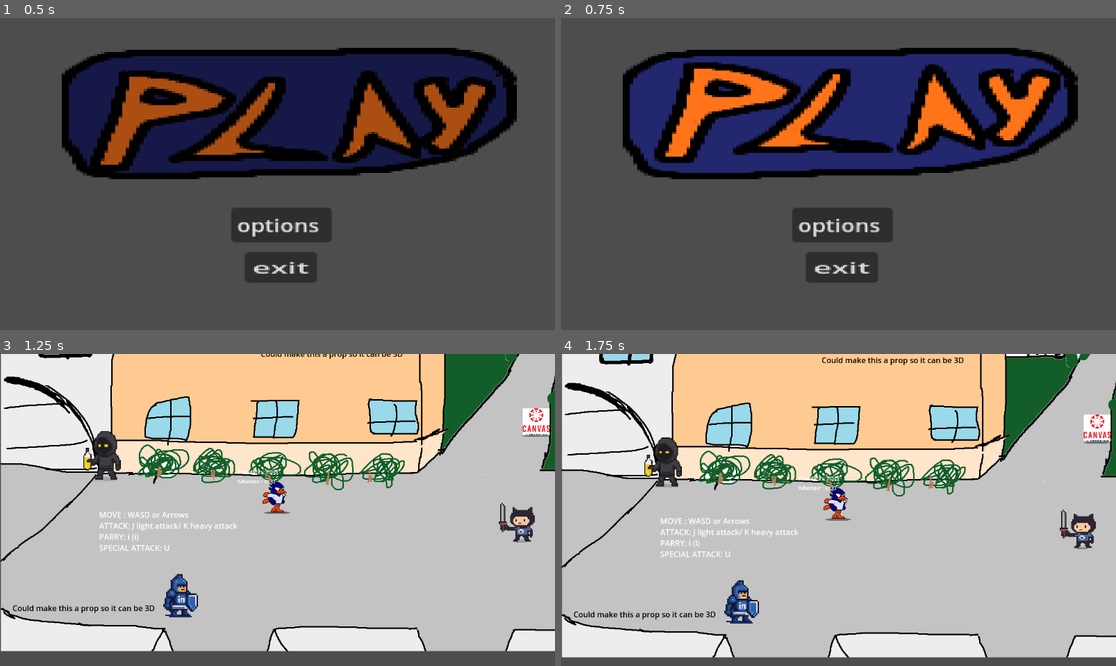
Above: before the commit, frames 1-4 (two rows, left to right).
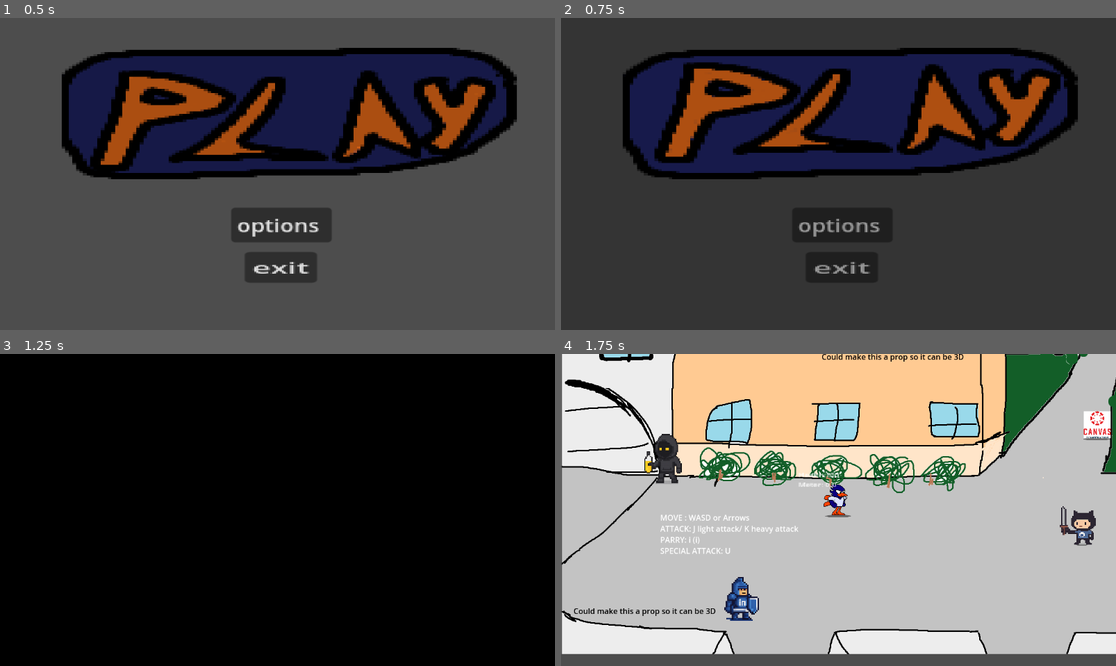
Above: after the commit, the same moments.

Repository: nicojude2005/RowdyBrawl
Game: Godot game, scene res://mainMenu/mainMenu.tscn
Two runs of this game, one before a commit and one after it. Both use one fixed random seed, a clock stepped at 60 frames per second and the inputs below. The engine's default icon, where the game draws it, is replaced by a stand-in: a white triangle on a blue panel in a dark square. Sound files missing from this copy of the repository are replaced by a short silence.
Inputs (mouse positions are in pixels of both pictures, inside the frame that each line leads up to):
- Up to frame 1 (0.5 s): no input
- Up to frame 2 (0.75 s): click (849, 114) at 0.5 s
- Up to frame 3 (1.25 s): no input
- Up to frame 4 (1.75 s): click (849, 450) at 1.27 s

Frame 1 is identical in both runs. In frame 2, 85% of the frame differs, in the area x 0-100%, y 0-100%; in frame 3, 98%; in frame 4, 14%.

Commit message:
Added enemy encounter
awfwaawfdaw dwdawdaewtg ew we

Diff:
--- /dev/null
+++ b/rowdybrawl/Level1/enemy_encounter.tscn
@@ -0,0 +1,38 @@
+[gd_scene load_steps=4 format=3 uid="uid://b7ym7mn2r7104"]
+
+[ext_resource type="Script" uid="uid://bknuw0rgw0dx6" path="res://Level1/level1Items/enemyEncounter/enemy_encounter.gd" id="1_qo4aw"]
+[ext_resource type="PackedScene" uid="uid://c7lvusf64l3g3" path="res://Level1/level1Items/enemyEncounter/enemy_spawnpoint.tscn" id="2_fljjo"]
+
+[sub_resource type="RectangleShape2D" id="RectangleShape2D_rnyjw"]
+size = Vector2(280, 653)
+
+[node name="enemyEncounter" type="Node2D"]
+script = ExtResource("1_qo4aw")
+
+[node name="enemiesToSpawn" type="Node2D" parent="."]
+
+[node name="enemySpawnpoint" parent="enemiesToSpawn" instance=ExtResource("2_fljjo")]
+position = Vector2(92, -226)
+
+[node name="enemySpawnpoint2" parent="enemiesToSpawn" instance=ExtResource("2_fljjo")]
+position = Vector2(-89, 257)
+
+[node name="enemySpawnpoint3" parent="enemiesToSpawn" instance=ExtResource("2_fljjo")]
+position = Vector2(107, 201)
+
+[node name="enemySpawnpoint4" parent="enemiesToSpawn" instance=ExtResource("2_fljjo")]
+position = Vector2(-151, -87)
+
+[node name="enemySpawnpoint5" parent="enemiesToSpawn" instance=ExtResource("2_fljjo")]
+position = Vector2(211, 69)
+
+[node name="enemySpawnpoint6" parent="enemiesToSpawn" instance=ExtResource("2_fljjo")]
+position = Vector2(-65, -151)
+
+[node name="playerTrigger" type="Area2D" parent="."]
+
+[node name="CollisionShape2D" type="CollisionShape2D" parent="playerTrigger"]
+position = Vector2(0, -25.5)
+shape = SubResource("RectangleShape2D_rnyjw")
+
+[connection signal="body_entered" from="playerTrigger" to="." method="_on_player_trigger_body_entered"]
--- a/rowdybrawl/Level1/level1Enemies/enemyJobApplication/job_application.tscn
+++ b/rowdybrawl/Level1/level1Enemies/enemyJobApplication/job_application.tscn
@@ -44,6 +44,98 @@
 "points": PackedFloat32Array(0, -0.25, 0, 0.25, 0),
 "times": PackedFloat32Array(0)
 }
+tracks/3/type = "bezier"
+tracks/3/imported = false
+tracks/3/enabled = true
+tracks/3/path = NodePath("enemy_hitbox/Sprite2D:self_modulate:r")
+tracks/3/interp = 1
+tracks/3/loop_wrap = true
+tracks/3/keys = {
+"handle_modes": PackedInt32Array(0),
+"points": PackedFloat32Array(1, -0.25, 0, 0.25, 0),
+"times": PackedFloat32Array(0)
+}
+tracks/4/type = "bezier"
+tracks/4/imported = false
+tracks/4/enabled = true
+tracks/4/path = NodePath("enemy_hitbox/Sprite2D:self_modulate:g")
+tracks/4/interp = 1
+tracks/4/loop_wrap = true
+tracks/4/keys = {
+"handle_modes": PackedInt32Array(0),
+"points": PackedFloat32Array(1, -0.25, 0, 0.25, 0),
+"times": PackedFloat32Array(0)
+}
+tracks/5/type = "bezier"
+tracks/5/imported = false
+tracks/5/enabled = true
+tracks/5/path = NodePath("enemy_hitbox/Sprite2D:self_modulate:b")
+tracks/5/interp = 1
+tracks/5/loop_wrap = true
+tracks/5/keys = {
+"handle_modes": PackedInt32Array(0),
+"points": PackedFloat32Array(1, -0.25, 0, 0.25, 0),
+"times": PackedFloat32Array(0)
+}
+tracks/6/type = "bezier"
+tracks/6/imported = false
+tracks/6/enabled = true
+tracks/6/path = NodePath("enemy_hitbox/Sprite2D:self_modulate:a")
+tracks/6/interp = 1
+tracks/6/loop_wrap = true
+tracks/6/keys = {
+"handle_modes": PackedInt32Array(0),
+"points": PackedFloat32Array(1, -0.25, 0, 0.25, 0),
+"times": PackedFloat32Array(0)
+}
+
+[sub_resource type="Animation" id="Animation_dk0bd"]
+resource_name = "hurt"
+length = 0.5
+tracks/0/type = "bezier"
+tracks/0/imported = false
+tracks/0/enabled = true
+tracks/0/path = NodePath("enemy_hitbox/Sprite2D:self_modulate:r")
+tracks/0/interp = 1
+tracks/0/loop_wrap = true
+tracks/0/keys = {
+"handle_modes": PackedInt32Array(0, 0, 0),
+"points": PackedFloat32Array(1, -0.25, 0, 0.25, 0, 0.96489865, -0.025000002, 0.0058502257, 0, 0, 1, -0.14166668, -0.005850226, 0, 0),
+"times": PackedFloat32Array(0, 0.06666667, 0.5)
+}
+tracks/1/type = "bezier"
+tracks/1/imported = false
+tracks/1/enabled = true
+tracks/1/path = NodePath("enemy_hitbox/Sprite2D:self_modulate:g")
+tracks/1/interp = 1
+tracks/1/loop_wrap = true
+tracks/1/keys = {
+"handle_modes": PackedInt32Array(0, 0, 0),
+"points": PackedFloat32Array(1, -0.25, 0, 0.25, 0, 0.3574912, -0.025000002, 0.10708481, 0, 0, 1, -0.14166668, -0.10708481, 0, 0),
+"times": PackedFloat32Array(0, 0.06666667, 0.5)
+}
+tracks/2/type = "bezier"
+tracks/2/imported = false
+tracks/2/enabled = true
+tracks/2/path = NodePath("enemy_hitbox/Sprite2D:self_modulate:b")
+tracks/2/interp = 1
+tracks/2/loop_wrap = true
+tracks/2/keys = {
+"handle_modes": PackedInt32Array(0, 0, 0),
+"points": PackedFloat32Array(1, -0.25, 0, 0.25, 0, 0.38260242, -0.025000002, 0.102899596, 0, 0, 1, -0.14166668, -0.102899596, 0, 0),
+"times": PackedFloat32Array(0, 0.06666667, 0.5)
+}
+tracks/3/type = "bezier"
+tracks/3/imported = false
+tracks/3/enabled = true
+tracks/3/path = NodePath("enemy_hitbox/Sprite2D:self_modulate:a")
+tracks/3/interp = 1
+tracks/3/loop_wrap = true
+tracks/3/keys = {
+"handle_modes": PackedInt32Array(0, 0, 0),
+"points": PackedFloat32Array(1, -0.25, 0, 0.25, 0, 0.75100005, -0.025000002, 0.041499995, 0, 0, 1, -0.14166668, -0.041499995, 0, 0),
+"times": PackedFloat32Array(0, 0.06666667, 0.5)
+}
 
 [sub_resource type="Animation" id="Animation_s0wr4"]
 resource_name = "jobApplicationSlam"
@@ -122,12 +214,12 @@
 [sub_resource type="AnimationLibrary" id="AnimationLibrary_cr6rf"]
 _data = {
 &"RESET": SubResource("Animation_cr6rf"),
+&"hurt": SubResource("Animation_dk0bd"),
 &"jobApplicationSlam": SubResource("Animation_s0wr4"),
 &"jobApplicationSlamLeft": SubResource("Animation_m8d8v")
 }
 
 [node name="jobApplication" instance=ExtResource("1_j1xia")]
-collision_layer = 16
 script = ExtResource("2_0gdpn")
 maxSpeed = 115.0
 accelaration = 6.7
--- a/rowdybrawl/Level1/level1Enemies/enemyJobApplication/job_application_slam.tscn
+++ b/rowdybrawl/Level1/level1Enemies/enemyJobApplication/job_application_slam.tscn
@@ -12,5 +12,6 @@
 polygon = PackedVector2Array(-3, 1, -1, -64, 23, -64, 22, 1)
 
 [node name="playerExample" parent="." index="1"]
+visible = false
 scale = Vector2(0.02, 0.02)
 texture = ExtResource("2_gx8b5")
--- a/rowdybrawl/Level1/level1Enemies/parentEnemy/enemy.tscn
+++ b/rowdybrawl/Level1/level1Enemies/parentEnemy/enemy.tscn
@@ -150,6 +150,26 @@
 "transitions": PackedFloat32Array(1),
 "update": 0,
 "values": [Color(1, 1, 1, 1)]
+}
+
+[sub_resource type="Animation" id="Animation_7dq3j"]
+resource_name = "enterFromTop"
+tracks/0/type = "method"
+tracks/0/imported = false
+tracks/0/enabled = true
+tracks/0/path = NodePath(".")
+tracks/0/interp = 1
+tracks/0/loop_wrap = true
+tracks/0/keys = {
+"times": PackedFloat32Array(0, 0.5),
+"transitions": PackedFloat32Array(1, 1),
+"values": [{
+"args": [Vector2(200, 0)],
+"method": &"setRelativeTargetPos"
+}, {
+"args": [],
+"method": &"jump"
+}]
 }
 
 [sub_resource type="Animation" id="Animation_md0e3"]
@@ -171,6 +191,7 @@
 [sub_resource type="AnimationLibrary" id="AnimationLibrary_5uy6h"]
 _data = {
 &"RESET": SubResource("Animation_4ra3w"),
+&"enterFromTop": SubResource("Animation_7dq3j"),
 &"hitFlash": SubResource("Animation_md0e3")
 }
 
--- /dev/null
+++ b/rowdybrawl/Level1/level1Items/enemyEncounter/enemy_encounter.gd
@@ -0,0 +1,32 @@
+extends Node2D
+class_name enemyEncounter
+
+@onready var enemies_to_spawn: Node2D = $enemiesToSpawn
+
+var spawned := false
+var enemyArray = []
+var playerRef : player = null
+
+func spawnEnemies():
+	for enemySpawn : enemySpawnPoint in enemies_to_spawn.get_children():
+		var spawnedEnemy = enemySpawn.spawnEnemy()
+		enemyArray.append(spawnedEnemy)
+		spawnedEnemy.playerRef = playerRef
+		spawnedEnemy.ai = spawnedEnemy.aiStates.CHASE
+		call_deferred("addMyEnemyChild",spawnedEnemy, enemySpawn.global_position)
+
+func addMyEnemyChild(spawnedEnemy : Enemy, location : Vector2):
+	add_child(spawnedEnemy)
+	spawnedEnemy.global_position = location
+
+func _process(delta: float) -> void:
+	if Input.is_action_just_pressed("debug"):
+		pass
+
+
+func _on_player_trigger_body_entered(body: Node2D) -> void:
+	if body.get_parent() is player and !spawned:
+		playerRef = body.get_parent()
+		playerRef.enterCombat()
+		spawnEnemies()
+		spawned = true
--- /dev/null
+++ b/rowdybrawl/Level1/level1Items/enemyEncounter/enemy_encounter.tscn
@@ -0,0 +1,38 @@
+[gd_scene load_steps=4 format=3 uid="uid://biisl0tjeljhs"]
+
+[ext_resource type="Script" uid="uid://bknuw0rgw0dx6" path="res://Level1/level1Items/enemyEncounter/enemy_encounter.gd" id="1_4s2jm"]
+[ext_resource type="PackedScene" uid="uid://c7lvusf64l3g3" path="res://Level1/level1Items/enemyEncounter/enemy_spawnpoint.tscn" id="2_rnyjw"]
+
+[sub_resource type="RectangleShape2D" id="RectangleShape2D_rnyjw"]
+size = Vector2(280, 653)
+
+[node name="enemyEncounter" type="Node2D"]
+script = ExtResource("1_4s2jm")
+
+[node name="enemiesToSpawn" type="Node2D" parent="."]
+
+[node name="enemySpawnpoint" parent="enemiesToSpawn" instance=ExtResource("2_rnyjw")]
+position = Vector2(92, -226)
+
+[node name="enemySpawnpoint2" parent="enemiesToSpawn" instance=ExtResource("2_rnyjw")]
+position = Vector2(-89, 257)
+
+[node name="enemySpawnpoint3" parent="enemiesToSpawn" instance=ExtResource("2_rnyjw")]
+position = Vector2(107, 201)
+
+[node name="enemySpawnpoint4" parent="enemiesToSpawn" instance=ExtResource("2_rnyjw")]
+position = Vector2(-151, -87)
+
+[node name="enemySpawnpoint5" parent="enemiesToSpawn" instance=ExtResource("2_rnyjw")]
+position = Vector2(211, 69)
+
+[node name="enemySpawnpoint6" parent="enemiesToSpawn" instance=ExtResource("2_rnyjw")]
+position = Vector2(-65, -151)
+
+[node name="playerTrigger" type="Area2D" parent="."]
+
+[node name="CollisionShape2D" type="CollisionShape2D" parent="playerTrigger"]
+position = Vector2(0, -25.5)
+shape = SubResource("RectangleShape2D_rnyjw")
+
+[connection signal="body_entered" from="playerTrigger" to="." method="_on_player_trigger_body_entered"]
--- /dev/null
+++ b/rowdybrawl/Level1/level1Items/enemyEncounter/enemy_spawnpoint.gd
@@ -0,0 +1,14 @@
+extends Node2D
+class_name enemySpawnPoint
+
+@export var enemyToSpawn : PackedScene = null
+var parentEnemyEncounter : enemyEncounter
+var enterFromTop : bool = true
+
+func spawnEnemy() -> Enemy:
+	if enemyToSpawn == null:
+		print("ERROR: tried to spawn enemy, but none was provided")
+		return
+
+	var spawnedEnemy = enemyToSpawn.instantiate()
+	return spawnedEnemy
--- /dev/null
+++ b/rowdybrawl/Level1/level1Items/enemyEncounter/enemy_spawnpoint.tscn
@@ -0,0 +1,8 @@
+[gd_scene load_steps=3 format=3 uid="uid://c7lvusf64l3g3"]
+
+[ext_resource type="Script" uid="uid://dgrvx7tjkqguo" path="res://Level1/level1Items/enemyEncounter/enemy_spawnpoint.gd" id="1_4mttx"]
+[ext_resource type="PackedScene" uid="uid://c80ia60x3xwwn" path="res://Level1/level1Enemies/enemyJobApplication/job_application.tscn" id="2_yq60w"]
+
+[node name="enemySpawnpoint" type="Node2D"]
+script = ExtResource("1_4mttx")
+enemyToSpawn = ExtResource("2_yq60w")
--- /dev/null
+++ b/rowdybrawl/Level1/level_1.gd
@@ -0,0 +1,11 @@
+extends Node2D
+class_name level1
+
+@onready var fade_transition: ColorRect = $fadeTransition
+
+func fadeIntoLevel():
+	fade_transition.show()
+	fade_transition.get_child(0).play("fadeIn")
+
+func _ready() -> void:
+	fadeIntoLevel()
--- /dev/null
+++ b/rowdybrawl/mainMenu/fadeTransition.tscn
@@ -0,0 +1,62 @@
+[gd_scene load_steps=5 format=3 uid="uid://2p4312ho5jiy"]
+
+[sub_resource type="Animation" id="Animation_13v0s"]
+resource_name = "fadeIn"
+length = 2.0
+tracks/0/type = "bezier"
+tracks/0/imported = false
+tracks/0/enabled = true
+tracks/0/path = NodePath(".:color:a")
+tracks/0/interp = 1
+tracks/0/loop_wrap = true
+tracks/0/keys = {
+"handle_modes": PackedInt32Array(0, 0),
+"points": PackedFloat32Array(1, -0.25, 0, 0.25, 0, 0, -0.16666667, 0.16666667, 0, 0),
+"times": PackedFloat32Array(1, 2)
+}
+
+[sub_resource type="Animation" id="Animation_87qta"]
+length = 0.001
+tracks/0/type = "bezier"
+tracks/0/imported = false
+tracks/0/enabled = true
+tracks/0/path = NodePath(".:color:a")
+tracks/0/interp = 1
+tracks/0/loop_wrap = true
+tracks/0/keys = {
+"handle_modes": PackedInt32Array(0),
+"points": PackedFloat32Array(1, -0.25, 0, 0.25, 0),
+"times": PackedFloat32Array(0)
+}
+
+[sub_resource type="Animation" id="Animation_fpgdc"]
+resource_name = "fadeOut"
+tracks/0/type = "bezier"
+tracks/0/imported = false
+tracks/0/enabled = true
+tracks/0/path = NodePath(".:color:a")
+tracks/0/interp = 1
+tracks/0/loop_wrap = true
+tracks/0/keys = {
+"handle_modes": PackedInt32Array(2, 0),
+"points": PackedFloat32Array(0, 0, 0, 0.16666667, 0.16666667, 1, -0.25, 0, 0.25, 0),
+"times": PackedFloat32Array(0, 0.6)
+}
+
+[sub_resource type="AnimationLibrary" id="AnimationLibrary_r3t4i"]
+_data = {
+&"RESET": SubResource("Animation_87qta"),
+&"fadeIn": SubResource("Animation_13v0s"),
+&"fadeOut": SubResource("Animation_fpgdc")
+}
+
+[node name="fadeTransition" type="ColorRect"]
+offset_right = 40.0
+offset_bottom = 40.0
+scale = Vector2(29.074545, 16.408485)
+color = Color(0, 0, 0, 1)
+
+[node name="AnimationPlayer" type="AnimationPlayer" parent="."]
+libraries = {
+&"": SubResource("AnimationLibrary_r3t4i")
+}
--- a/rowdybrawl/mainMenu/mainMenu.tscn
+++ b/rowdybrawl/mainMenu/mainMenu.tscn
@@ -6,6 +6,7 @@
 [ext_resource type="Texture2D" uid="uid://cctml1qqkt11b" path="res://mainMenu/rowdyBrawlPlayButtonHighlight.png" id="3_1dglg"]
 [ext_resource type="AudioStream" uid="uid://b1am57kn1nric" path="res://mainMenu/RowdyBrawlMainMenuGenny.wav" id="3_b4frg"]
 [ext_resource type="Texture2D" uid="uid://bmgrhc3yosuum" path="res://mainMenu/rowdyBrawlPlayButtonClicked.png" id="3_lgs6n"]
+[ext_resource type="PackedScene" uid="uid://2p4312ho5jiy" path="res://mainMenu/fadeTransition.tscn" id="7_lgs6n"]
 
 [node name="MainMenu" type="Node2D"]
 script = ExtResource("1_kpht7")
@@ -53,7 +54,9 @@
 isMenu = true
 
 [node name="Timer" type="Timer" parent="."]
-wait_time = 0.61
+
+[node name="fadeTransition" parent="." instance=ExtResource("7_lgs6n")]
+visible = false
 
 [connection signal="pressed" from="buttonManager/start" to="." method="_on_start_pressed"]
 [connection signal="pressed" from="buttonManager/options" to="." method="_on_options_pressed"]
--- a/rowdybrawl/mainMenu/main_menu.gd
+++ b/rowdybrawl/mainMenu/main_menu.gd
@@ -1,10 +1,13 @@
 extends Node2D
 
 @onready var timer: Timer = $Timer
-
+@onready var fade_transition: ColorRect = $fadeTransition
 
 func _on_start_pressed() -> void:
+	fade_transition.show()
+	fade_transition.get_child(0).play("fadeOut")
 	timer.start()
+
 
 func _on_options_pressed() -> void:
 	pass # Replace with function body.
Not shown: 1 places in rowdybrawl/Level1/level1Enemies/enemyJobApplication/job_application.tscn that only renumber resources
Not shown: 1 places in rowdybrawl/Level1/level1Enemies/parentEnemy/enemy.tscn that only renumber resources
Not shown, added: rowdybrawl/Level1/level1Items/enemyEncounter/enemy_encounter.gd.uid
Not shown, added: rowdybrawl/Level1/level1Items/enemyEncounter/enemy_spawnpoint.gd.uid
Not shown, added: rowdybrawl/Level1/level_1.gd.uid
Not shown: 1 places in rowdybrawl/mainMenu/mainMenu.tscn that only renumber resources
